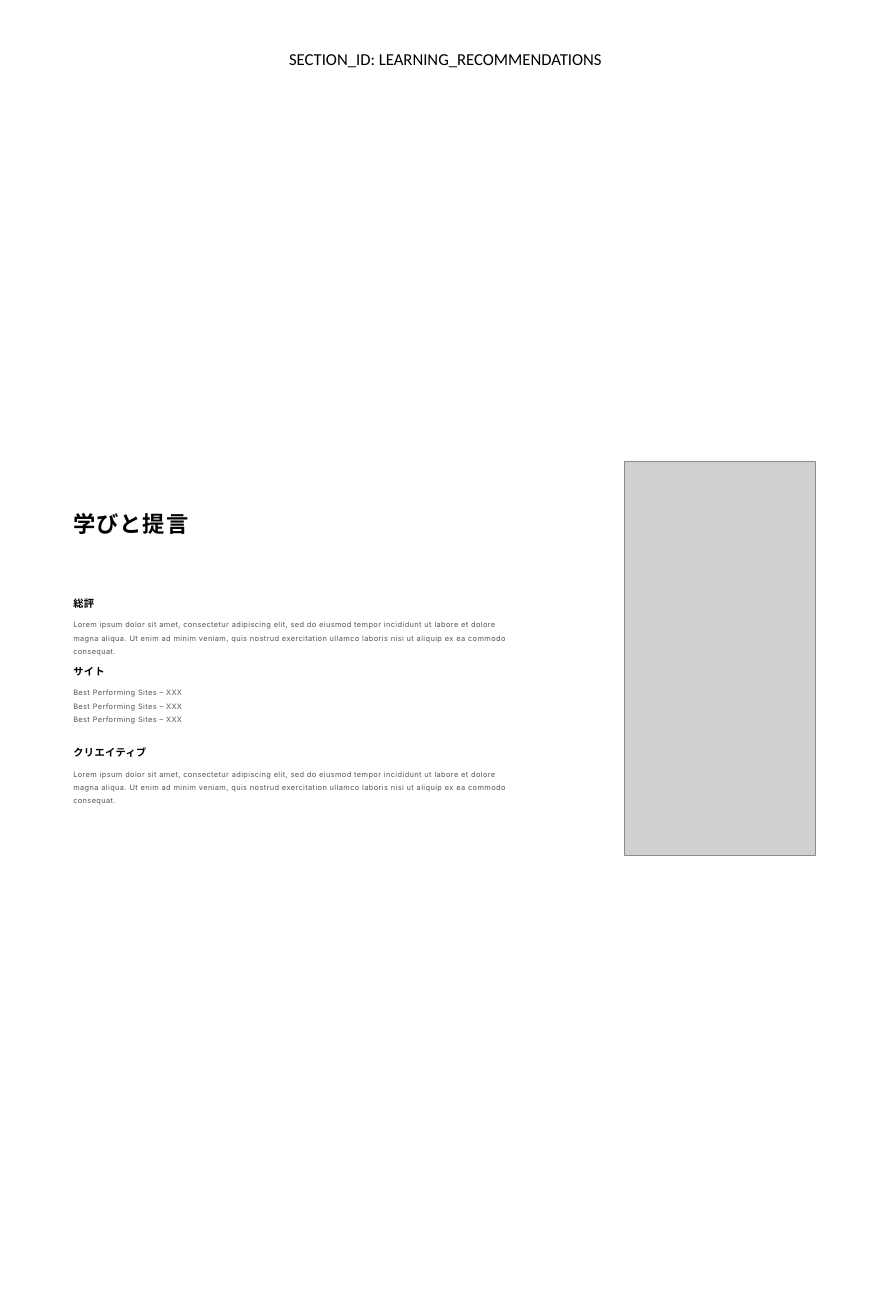
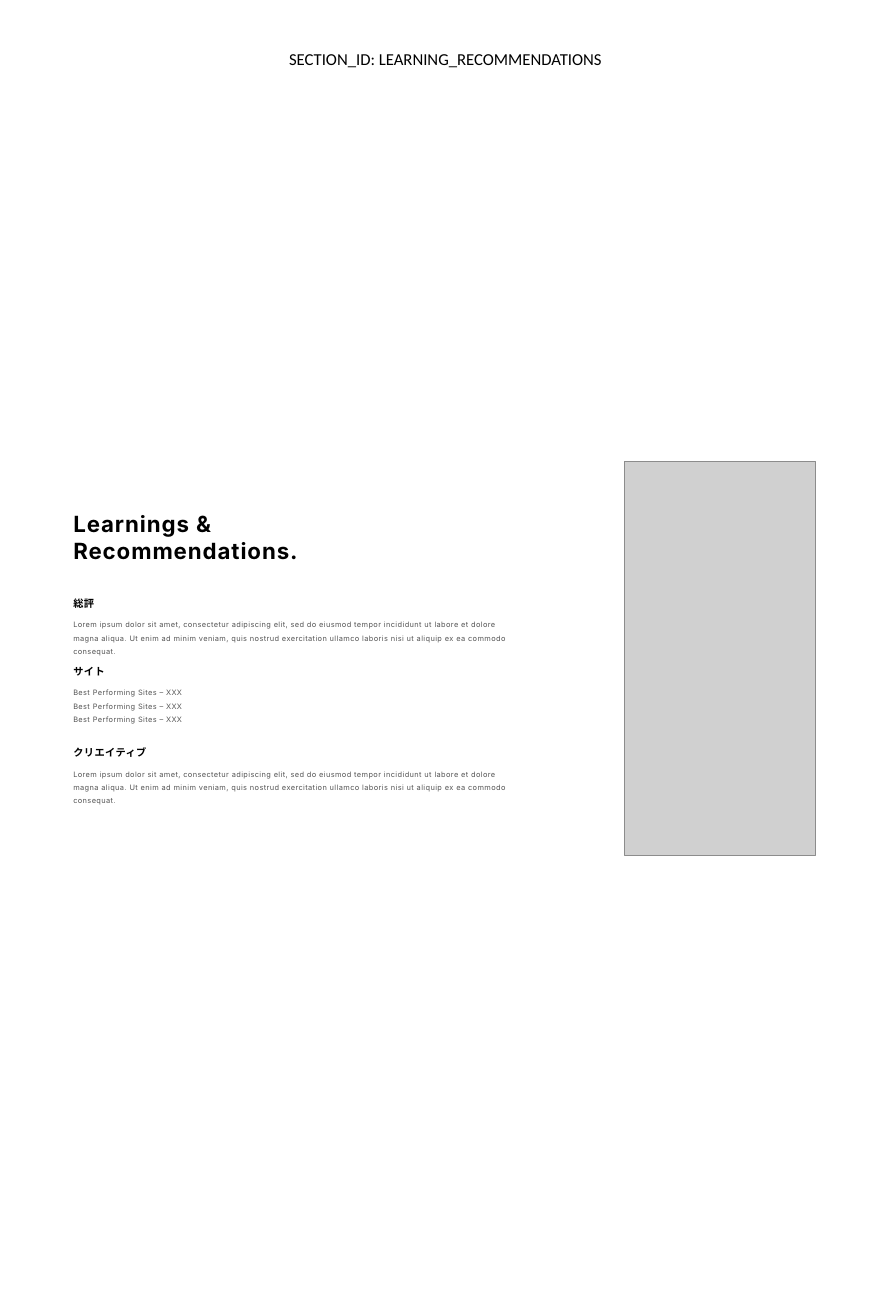
Before and after one commit to Daniel-MOBKOI/pca-automation-api, a slide deck: slide 11 of app/templates/modular_sections_master_ja.pptx. Drawn at 891x1316 pixels with LibreOffice and Linux fonts; fonts in the diff are those of the drawing; grey boxes stand for pictures. Boxes give left, top, right and bottom in pixels: in the first picture for what was removed or moved away, otherwise in the second. Text is boxed around its words. In the diff, an @@ line names an element or a change of style, - is before the commit and + after.

```diff
--- a/app/templates/modular_sections_master_ja.pptx
+++ b/app/templates/modular_sections_master_ja.pptx
@@ text at (73, 515, 297, 560): text changed; font Open Sans to Inter @@
-学びと提言
+Learnings & Recommendations.
```
Also in this commit, not shown: 10 other slides changed, 5 other files.
